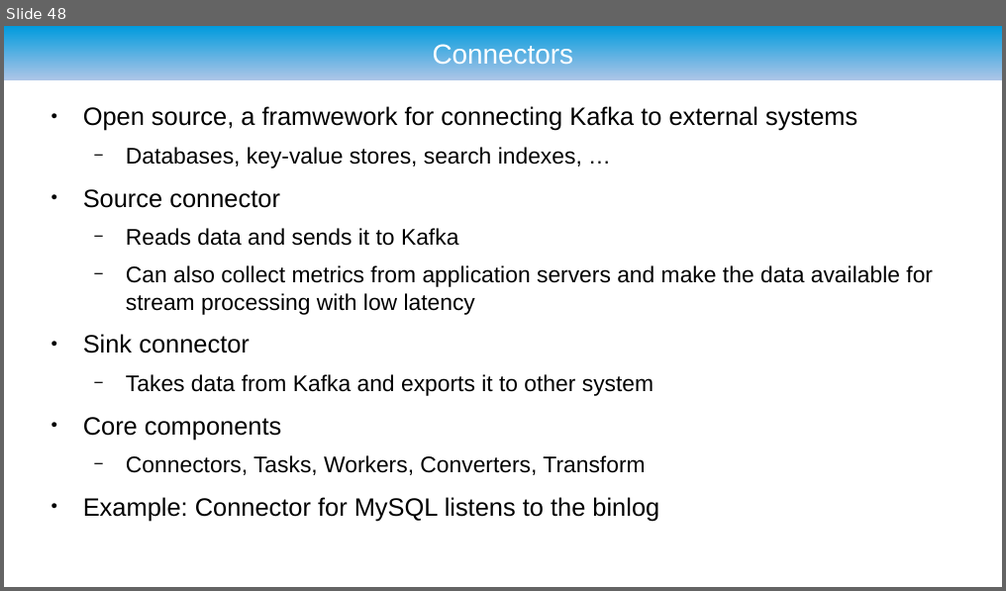
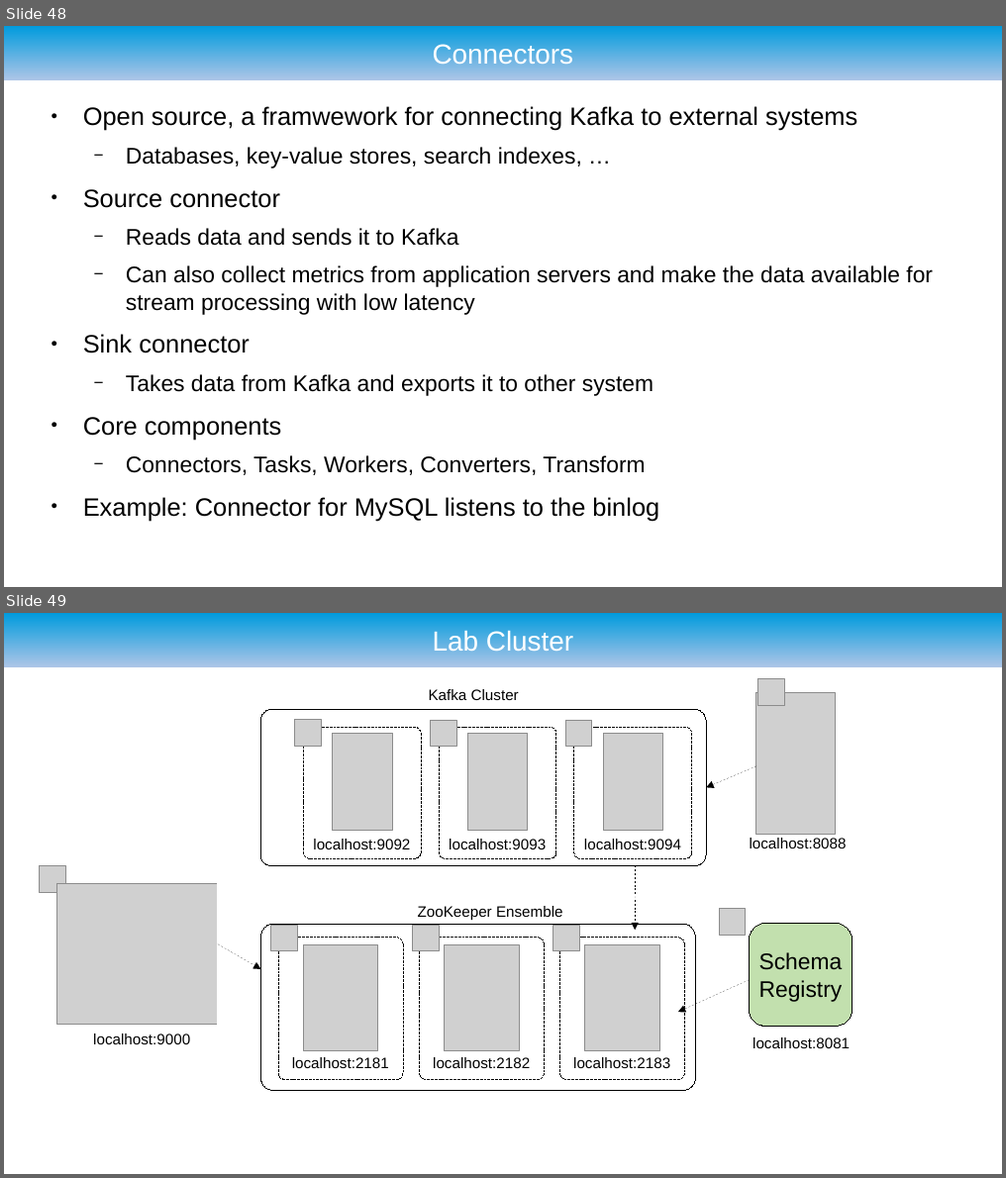
Before and after one commit to ryzlab/kafka-kompetensdag, a slide deck: doc/presentation-umejug.odp. Shown one above the other, each under a label of ours: slide 48 before the commit, slides 48 and 49 after it. The pictures are 1006x591 and 1006x1178 pixels, drawn with LibreOffice and Linux fonts; fonts in the diff are those of the drawing; grey boxes stand for pictures; background and template pictures are left out. Boxes give left, top, right and bottom in pixels: in the first picture for what was removed or moved away, otherwise in the second. Text is boxed around its words. In the diff, an @@ line names an element or a change of style, - is before the commit and + after.

```diff
--- a/doc/presentation-umejug.odp
+++ b/doc/presentation-umejug.odp
@@ slide 49 added at (4, 613, 1002, 1174), background #FFFFFF; not listed: 1 template element that a slide beside it also shows @@
@@ title added at (433, 629, 573, 652), 22 pt, text #FFFFFF @@
+Lab Cluster
@@ text added at (429, 689, 519, 700), 12 pt, text #000000 @@
+Kafka Cluster
@@ picture added at (756, 692, 836, 834) @@
@@ picture added at (758, 679, 784, 705) @@
@@ rounded rectangle added at (260, 709, 706, 865), outline #000000 0 pt @@
@@ group added at (295, 720, 422, 860): 2 pictures, 1 freeform shape, 1 text @@
+localhost:9092
@@ group added at (431, 720, 556, 860): 2 pictures, 1 freeform shape, 1 text @@
+localhost:9093
@@ group added at (565, 720, 692, 860): 2 pictures, 1 freeform shape, 1 text @@
+localhost:9094
@@ arrow added from (756, 766) to (707, 788), #000000 0 pt @@
@@ text added at (749, 838, 846, 849), 12 pt, text #000000 @@
+localhost:8088
@@ picture added at (40, 866, 65, 893) @@
@@ rectangle added at (218, 869, 261, 1030), fill #FFFFFF, outline #FFFFFF 0 pt @@
@@ arrow added from (636, 866) to (636, 930), #000000 0 pt @@
@@ picture added at (57, 883, 261, 1024) @@
@@ text added at (418, 906, 563, 920), 12 pt, text #000000 @@
+ZooKeeper Ensemble
@@ picture added at (720, 909, 746, 936) @@
@@ rounded rectangle added at (261, 925, 696, 1091), outline #000000 0 pt @@
@@ group added at (271, 926, 403, 1079): 2 pictures, 1 text, 1 freeform shape @@
+localhost:2181
@@ group added at (413, 926, 545, 1079): 2 pictures, 1 text, 1 freeform shape @@
+localhost:2182
@@ group added at (552, 926, 685, 1079): 2 pictures, 1 text, 1 freeform shape @@
+localhost:2183
@@ rounded rectangle added at (749, 924, 852, 1027), fill #C2E0AE, outline #000000 0 pt, 18 pt, text #000000 @@
+Schema
+Registry
@@ arrow added from (218, 945) to (261, 969), #000000 0 pt @@
@@ arrow added from (749, 980) to (678, 1012), #000000 0 pt @@
@@ text added at (93, 1034, 190, 1045), 12 pt, text #000000 @@
+localhost:9000
@@ text added at (752, 1038, 849, 1049), 12 pt, text #000000 @@
+localhost:8081
```
Also in this commit, not shown: 4 slides changed.
